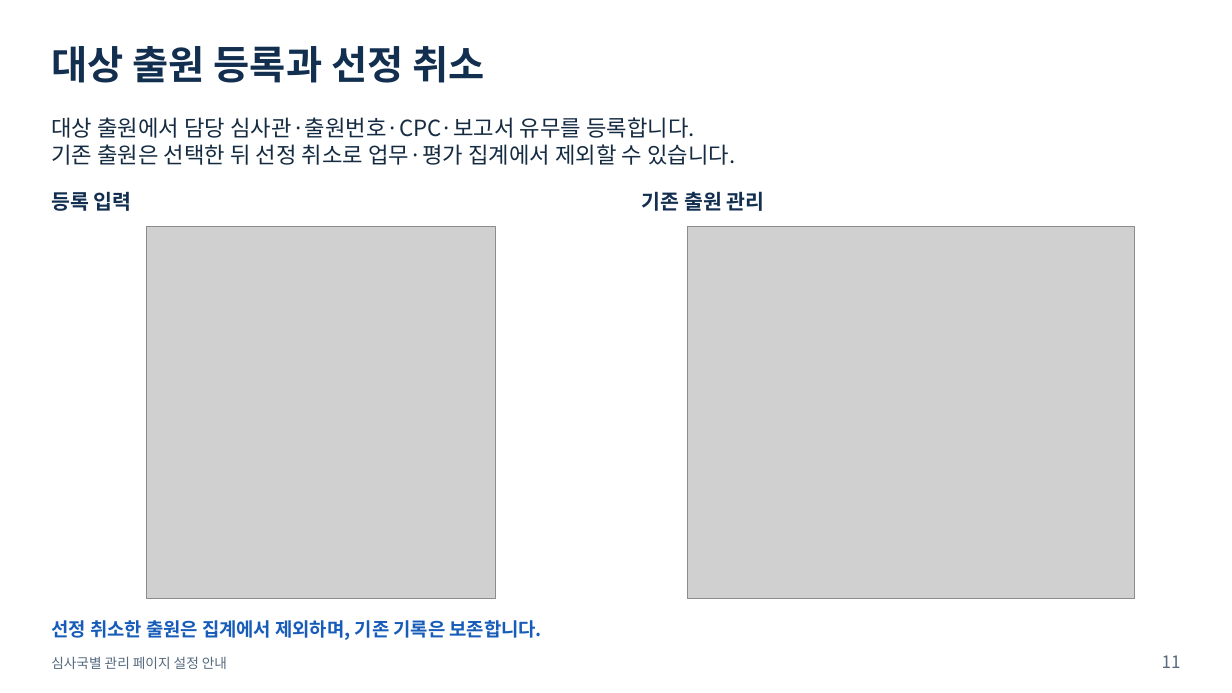
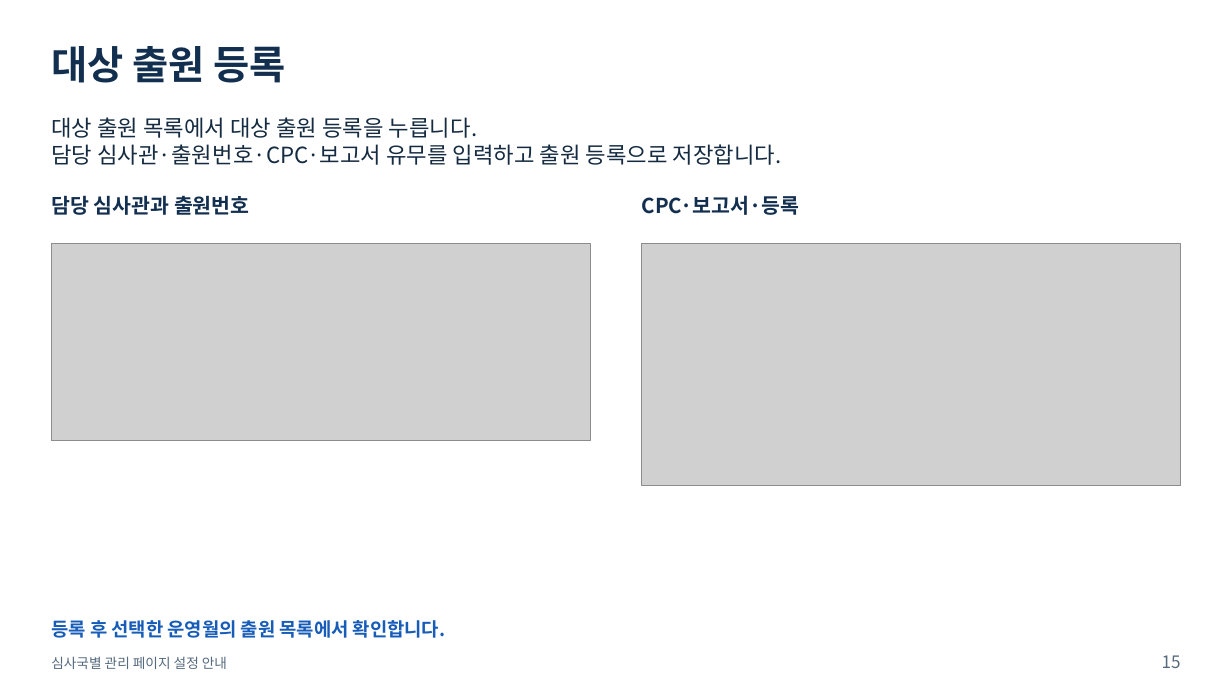
Before and after one commit to sohnjun96/PatentExamTools, a slide deck: slide 15 of docs/user-guides/심사국별_관리페이지_설정안내.pptx (slide 11 before the commit). Drawn at 1232x693 pixels with LibreOffice and Linux fonts; fonts in the diff are those of the drawing; grey boxes stand for pictures. Boxes give left, top, right and bottom in pixels: in the first picture for what was removed or moved away, otherwise in the second. Text is boxed around its words. In the diff, an @@ line names an element or a change of style, - is before the commit and + after.

```diff
--- a/docs/user-guides/심사국별_관리페이지_설정안내.pptx
+++ b/docs/user-guides/심사국별_관리페이지_설정안내.pptx
@@ text at [51,46,286,83]: text changed @@
-대상 출원 등록과 선정 취소
+대상 출원 등록
@@ text at [51,117,782,165]: text changed @@
-대상 출원에서 담당 심사관·출원번호·CPC·보고서 유무를 등록합니다.
-기존 출원은 선택한 뒤 선정 취소로 업무·평가 집계에서 제외할 수 있습니다.
+대상 출원 목록에서 대상 출원 등록을 누릅니다.
+담당 심사관·출원번호·CPC·보고서 유무를 입력하고 출원 등록으로 저장합니다.
@@ text removed at [51,191,132,211] @@
-등록 입력
@@ text added at [51,195,250,215], 18 pt, text #132F50, bold @@
+담당 심사관과 출원번호
@@ text removed at [642,191,765,211] @@
-기존 출원 관리
@@ text added at [642,195,800,215], 18 pt, text #132F50, bold @@
+CPC·보고서·등록
@@ picture removed at [146,227,495,599] @@
@@ picture added at [51,244,590,440] @@
@@ picture: place and size @@
-picture at [687,227,1135,599]
+picture at [641,244,1180,485]
@@ text at [51,620,445,638]: text changed @@
-선정 취소한 출원은 집계에서 제외하며, 기존 기록은 보존합니다.
+등록 후 선택한 운영월의 출원 목록에서 확인합니다.
@@ text at [1162,655,1181,668]: text changed @@
-11
+15
```
Also in this commit, not shown: 15 other slides changed, 4 slides added, 1 other file.
